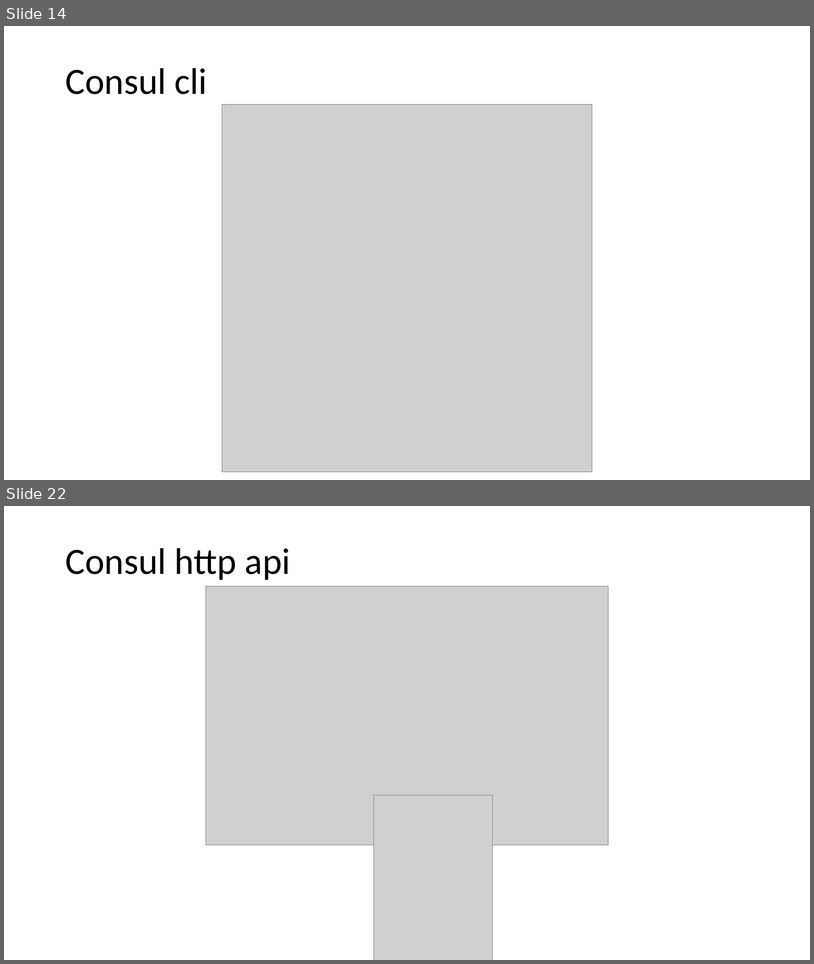
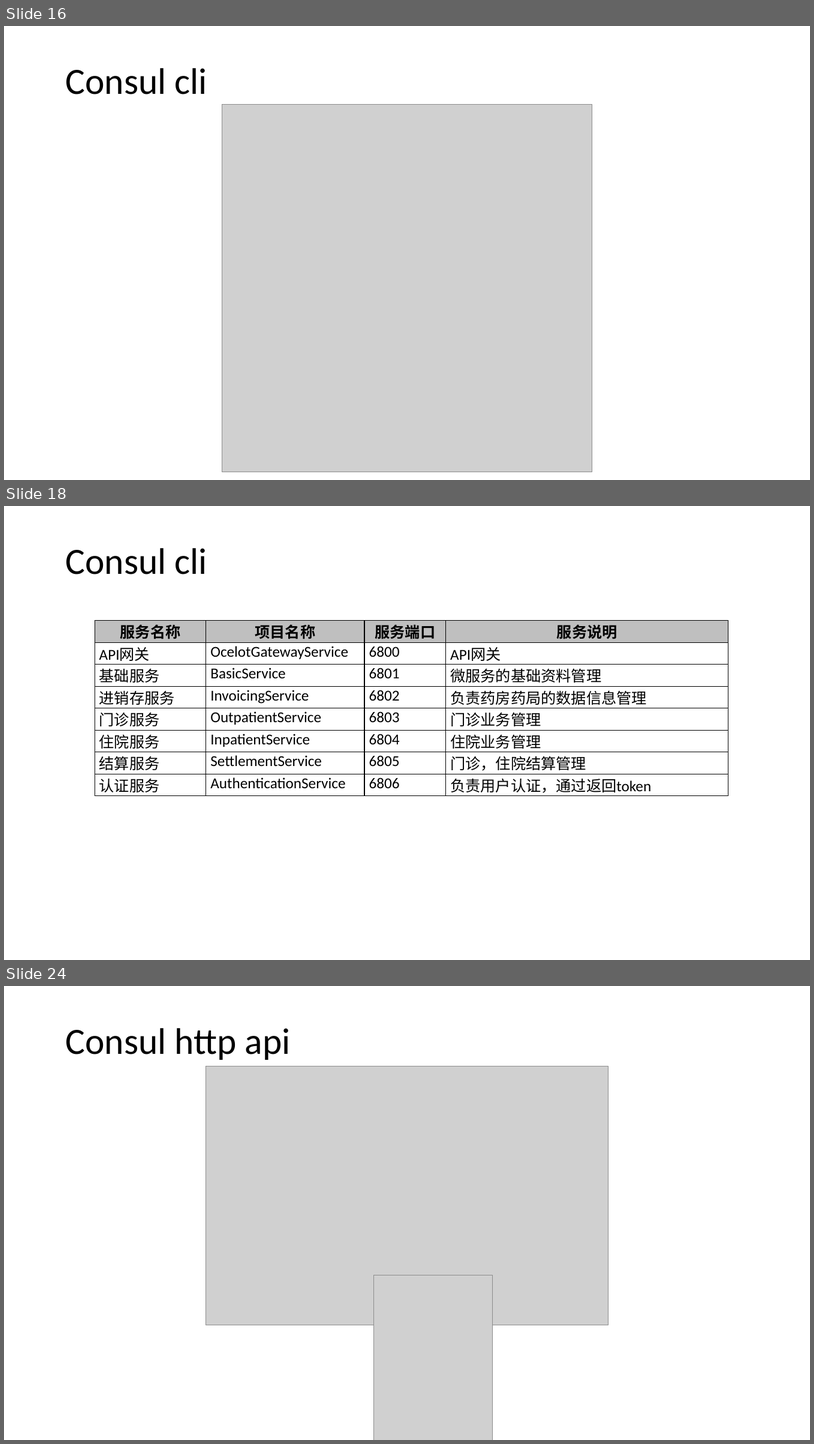
Before and after one commit to axzxs2001/HisMicroserviceSample, a slide deck: HisMicroserviceSample/Doc/基于.net core微服务.pptx. Shown one above the other, each under a label of ours: slides 14 and 22 before the commit, slides 16, 18 and 24 after it; the slides between them are not shown. The pictures are 814x964 and 814x1444 pixels, drawn with LibreOffice and Linux fonts; fonts in the diff are those of the drawing; grey boxes stand for pictures; background and template pictures are left out. Boxes give left, top, right and bottom in pixels: in the first picture for what was removed or moved away, otherwise in the second. Text is boxed around its words. In the diff, an @@ line names an element or a change of style, - is before the commit and + after.

Commit message:
完善文档，调整服务项目接口。

```diff
--- a/HisMicroserviceSample/Doc/基于.net core微服务.pptx
+++ b/HisMicroserviceSample/Doc/基于.net core微服务.pptx
@@ slide 18 added at box(4, 506, 810, 960), background picture (left out) @@
@@ title added at box(65, 548, 207, 574), 44 pt, text #000000 @@
+Consul cli
@@ table added at box(95, 621, 729, 795), 8 rows, 4 columns @@
+服务名称 | 项目名称 | 服务端口 | 服务说明
+API网关 | OcelotGatewayService | 6800 | API网关
+基础服务 | BasicService | 6801 | 微服务的基础资料管理
+进销存服务 | InvoicingService | 6802 | 负责药房药局的数据信息管理
+门诊服务 | OutpatientService | 6803 | 门诊业务管理
+住院服务 | InpatientService | 6804 | 住院业务管理
+结算服务 | SettlementService | 6805 | 门诊，住院结算管理
+认证服务 | AuthenticationService | 6806 | 负责用户认证，通过返回token
@@ what was slide 14 is now slide 16 @@
@@ what was slide 22 is now slide 24 @@
```
Also in this commit, not shown: 9 slides changed, 4 other slides added, 3 slides removed, 3 other files.
